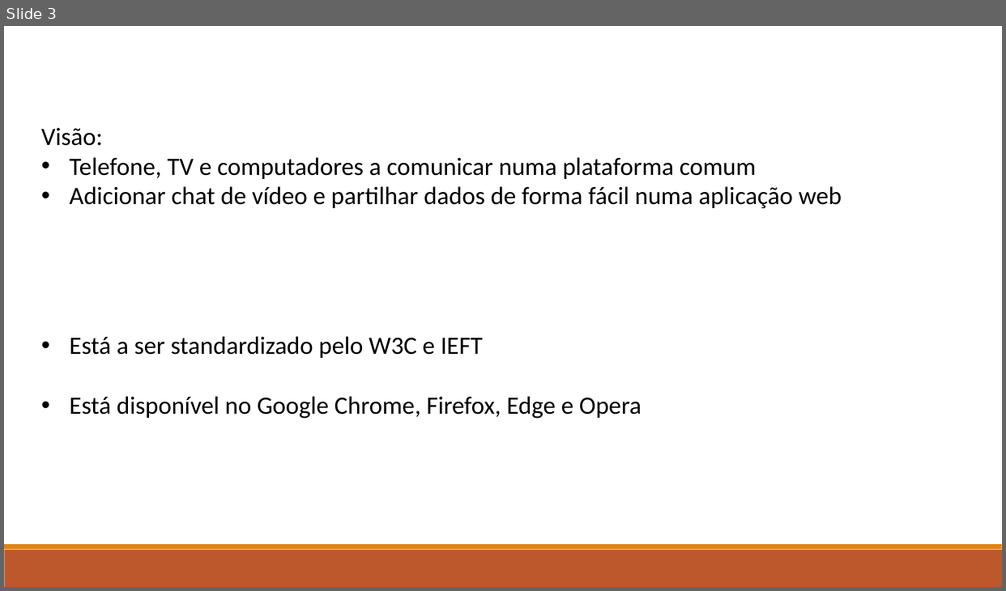
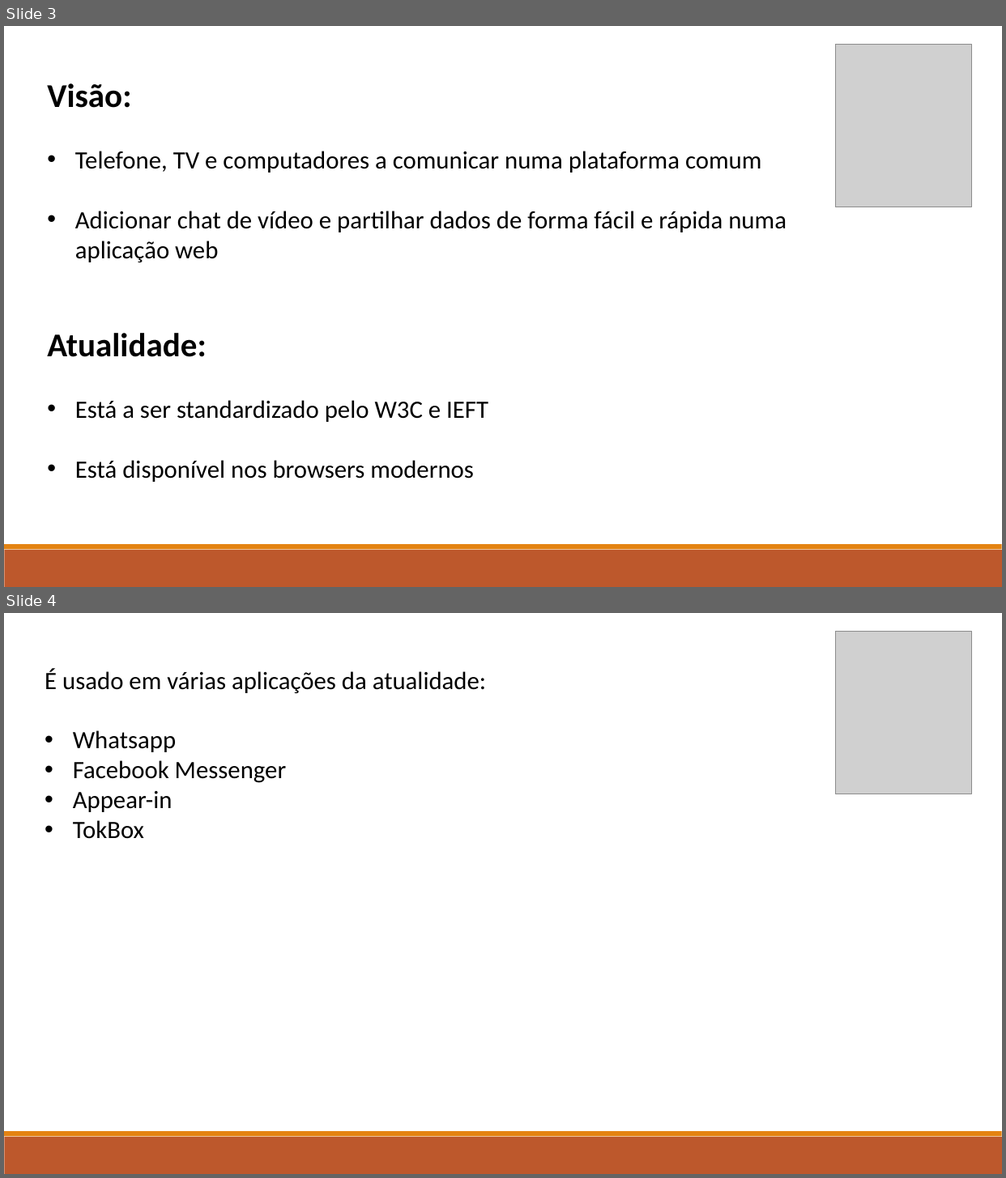
Before and after one commit to marcorlsrodrigues/pwc, a slide deck: WebRTC File Transfer - Marco Rodrigues.pptx. Shown one above the other, each under a label of ours: slide 3 before the commit, slides 3 and 4 after it. The pictures are 1006x591 and 1006x1178 pixels, drawn with LibreOffice and Linux fonts; fonts in the diff are those of the drawing; grey boxes stand for pictures. Boxes give left, top, right and bottom in pixels: in the first picture for what was removed or moved away, otherwise in the second. Text is boxed around its words. In the diff, an @@ line names an element or a change of style, - is before the commit and + after.

```diff
--- a/WebRTC File Transfer - Marco Rodrigues.pptx
+++ b/WebRTC File Transfer - Marco Rodrigues.pptx
@@ slide 4 added at (4,613,1002,1174), background #FFFFFF; not listed: 2 template elements that a slide beside it also shows @@
@@ picture added at (836,632,972,794) @@
@@ text added at (44,668,486,839), 24 pt, text #000000 @@
+É usado em várias aplicações da atualidade:
+• Whatsapp
+• Facebook Messenger
+• Appear-in
+• TokBox
@@ slide 3 changed as well @@
@@ picture added at (836,45,972,207) @@
@@ text "Visão:": place and size @@
-text "Visão:" at (41,128,842,419)
+text "Visão:" at (47,84,786,482)
@@ text at (47,84,131,108): size 24 to 32 pt, bold on in "Visão:" @@
@@ text at (47,211,786,357): text changed @@
-• Adicionar chat de vídeo e partilhar dados de forma fácil numa aplicação web
+• Adicionar chat de vídeo e partilhar dados de forma fácil e rápida numa aplicação web
+Atualidade:
@@ text at (75,460,474,482): text changed @@
-• Está disponível no Google Chrome, Firefox, Edge e Opera
+• Está disponível nos browsers modernos
```
Also in this commit, not shown: 5 other slides changed, 3 other slides added, 4 slides removed, 4 other files.
